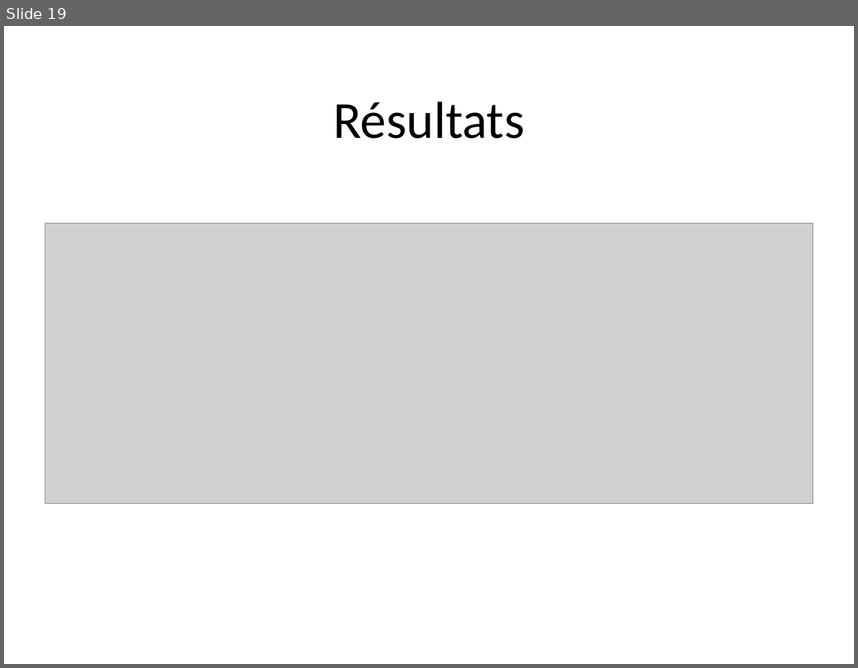
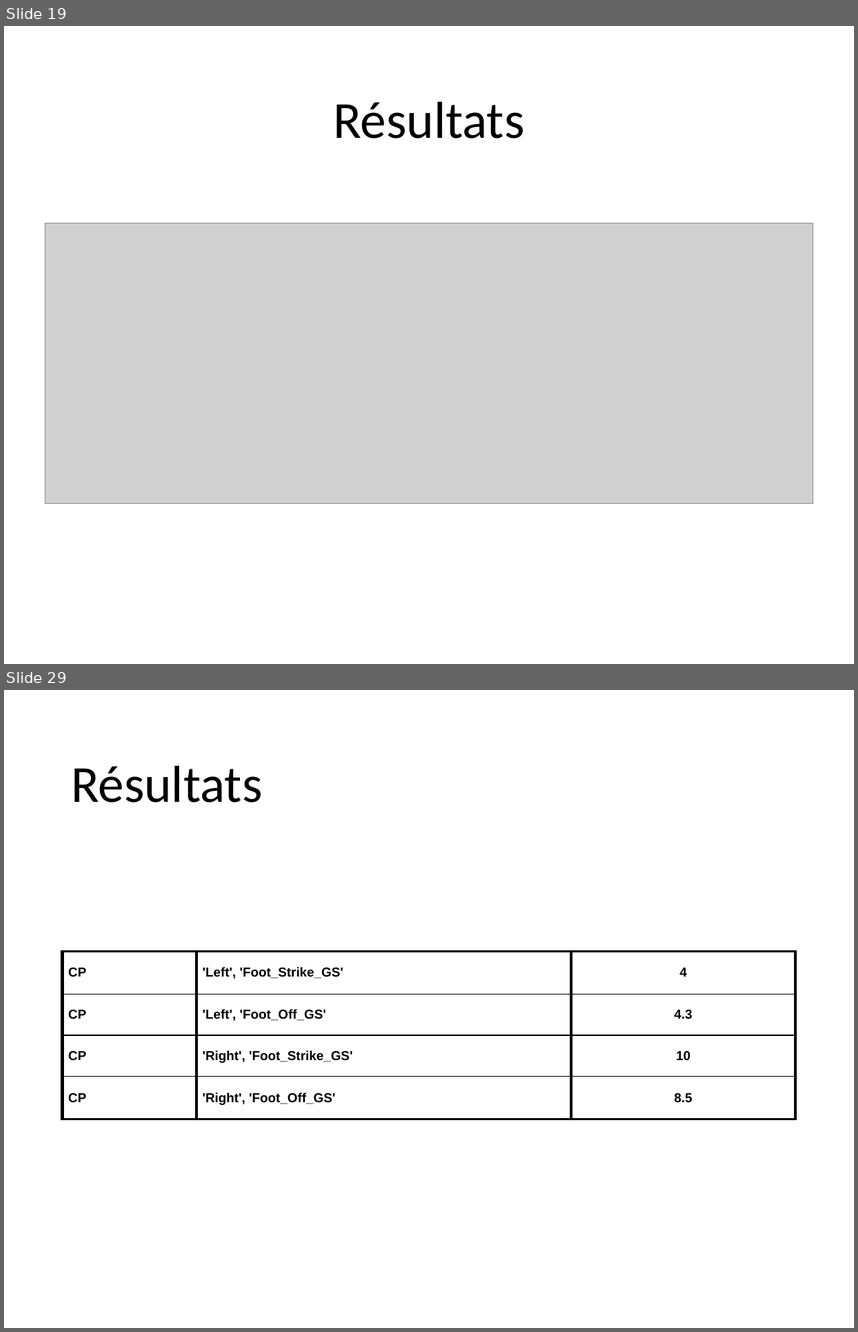
Before and after one commit to staufga0/DM_Project, a slide deck: Data Mining Presentation.pptm. Shown one above the other, each under a label of ours: slide 19 before the commit, slides 19 and 29 after it; the slides between them are not shown. The pictures are 858x668 and 858x1332 pixels, drawn with LibreOffice and Linux fonts; fonts in the diff are those of the drawing; grey boxes stand for pictures. Boxes give left, top, right and bottom in pixels: in the first picture for what was removed or moved away, otherwise in the second. Text is boxed around its words. In the diff, an @@ line names an element or a change of style, - is before the commit and + after.

```diff
--- a/Data Mining Presentation.pptm
+++ b/Data Mining Presentation.pptm
@@ slide 29 added at <box>4,690,854,1328</box>, background #FFFFFF @@
@@ title added at <box>71,765,263,802</box>, 44 pt, text #000000 @@
+Résultats
@@ table added at <box>63,951,796,1119</box>, 4 rows, 3 columns @@
+CP | 'Left', 'Foot_Strike_GS' | 4
+CP | 'Left', 'Foot_Off_GS' | 4.3
+CP | 'Right', 'Foot_Strike_GS' | 10
+CP | 'Right', 'Foot_Off_GS' | 8.5
```
Also in this commit, not shown: 9 other slides added.
